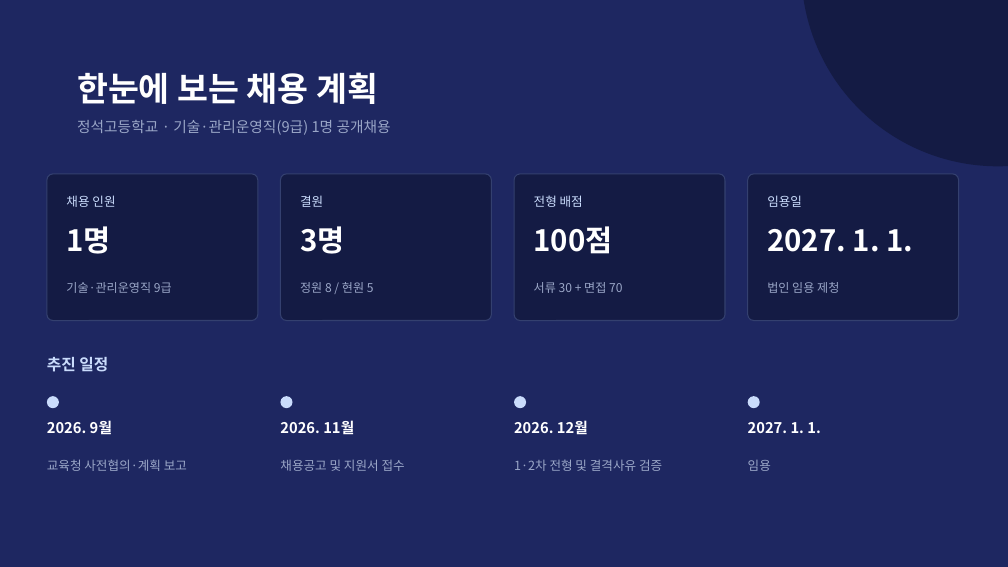
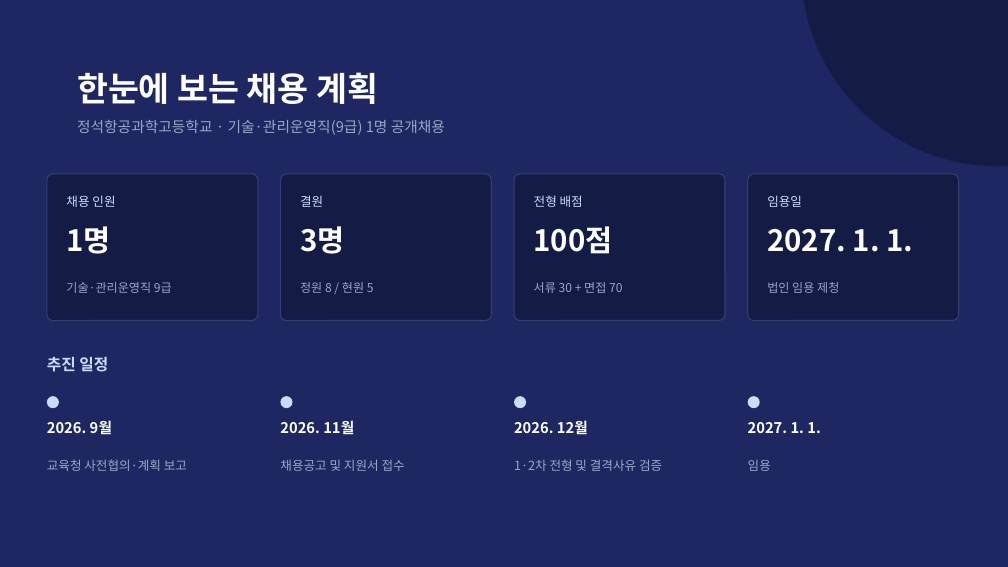
Before and after one commit to sogood459-max/miracle-guy, a slide deck: slide 11 of docs/2027년_사무직원_채용계획안.pptx. Drawn at 1008x567 pixels with LibreOffice and Linux fonts; fonts in the diff are those of the drawing. Boxes give left, top, right and bottom in pixels: in the first picture for what was removed or moved away, otherwise in the second. Text is boxed around its words. In the diff, an @@ line names an element or a change of style, - is before the commit and + after.

```diff
--- a/docs/2027년_사무직원_채용계획안.pptx
+++ b/docs/2027년_사무직원_채용계획안.pptx
@@ text at [77,120,445,135]: text changed @@
-정석고등학교 · 기술·관리운영직(9급) 1명 공개채용
+정석항공과학고등학교 · 기술·관리운영직(9급) 1명 공개채용
```
Also in this commit, not shown: 1 other slide changed, 3 other files.
